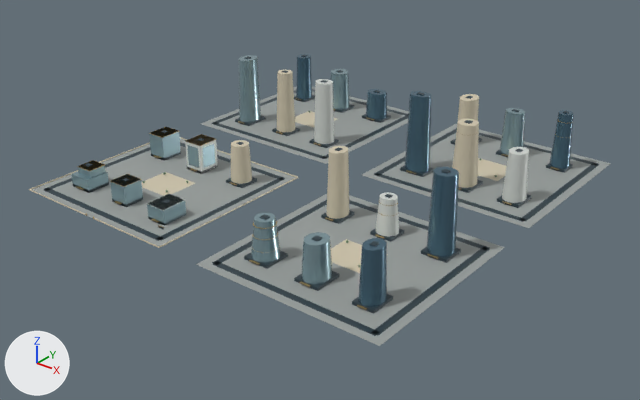
Before and after pictures for a commit that changed the glTF model web/public/assets/3d/ampliworld/GC-CITY-2030/GC-TILE-08-06.glb.
Both versions are drawn from a 50 mm lens placed at (-1086.0, 7829.0, 671.0), pointed at (-1984.0, 8951.0, -24.0). The axes (+X, +Y, +Z) are drawn at lower left. The lights are the same throughout. The older version comes first. Where no turn or scale is listed for an object, it has been applied to the vertices. Vertices at exactly the same position are counted once.

Names of what the first picture shows: 'GC-TILE-08-06-blue', 'GC-TILE-08-06-dark', 'GC-TILE-08-06-glass', 'GC-TILE-08-06-gold', 'GC-TILE-08-06-ivory', 'GC-TILE-08-06-paving', 'GC-TILE-08-06-white'.
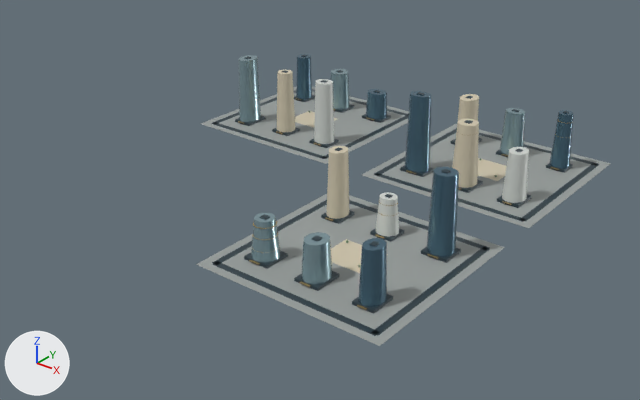
Changed parts and their boxes (x1, y1, x2, y2) in the pictures (640 x 400 px):
'GC-TILE-08-06-paving', reshaped (28% narrower)
    before: (32, 86, 611, 346)
    after: (196, 86, 611, 346)
'GC-TILE-08-06-dark', reshaped (30% narrower)
    before: (44, 55, 599, 336)
    after: (212, 55, 599, 336)
'GC-TILE-08-06-glass', reshaped (37% narrower)
    before: (72, 55, 525, 284)
    after: (238, 55, 525, 284)
'GC-TILE-08-06-ivory', reshaped (52% narrower)
    before: (29, 70, 507, 273)
    after: (277, 70, 507, 273)
'GC-TILE-08-06-white', reshaped (43% narrower)
    before: (148, 79, 529, 237)
    after: (314, 79, 529, 237)
'GC-TILE-08-06-gold', reshaped (33% narrower)
    before: (76, 98, 572, 310)
    after: (238, 98, 572, 310)
part 1 of me_mesh_0, deleted
    before: (32, 138, 296, 246)
part 2 of me_mesh_1, deleted
    before: (44, 130, 284, 241)
part 3 of me_mesh_2, deleted
    before: (29, 137, 298, 248)
part 4 of me_mesh_6, deleted
    before: (76, 127, 237, 227)
part 5 of me_mesh_7, deleted
    before: (72, 128, 215, 226)
part 6 of me_mesh_8, deleted
    before: (185, 134, 218, 174)
part 7 of me_mesh_8, deleted
    before: (148, 194, 185, 211)

Diff of the bpy script that builds the scene:
```diff
--- a/web/public/assets/3d/ampliworld/GC-CITY-2030/GC-TILE-08-06.glb.py
+++ b/web/public/assets/3d/ampliworld/GC-CITY-2030/GC-TILE-08-06.glb.py
@@ me_mesh_0 @@
 # used by ob_gc_tile_08_06_paving; location = (0.0, 0.0, 0.0)
-me_mesh_0.from_pydata(...)  # 32 vertices, 48 faces; spans x -2379.0..-1621.0, y 8621.0..9379.0, z 0.0
+me_mesh_0.from_pydata(...)  # 24 vertices, 36 faces; spans x -2379.0..-1621.0, y 8621.0..9379.0, z 0.0
+# me_mesh_0 part 1: the loose piece of 8 vertices spanning x -2379.0..-2041.0, y 8621.0..8959.0, z 0.0 is deleted
 me_mesh_0.materials.append(mat_paving)
@@ me_mesh_1 @@
 # used by ob_gc_tile_08_06_dark; location = (0.0, 0.0, 0.0)
-me_mesh_1.from_pydata(...)  # 520 vertices, 780 faces; spans x -2364.0..-1636.0, y 8636.0..9364.0, z 0.0..151.0
+me_mesh_1.from_pydata(...)  # 384 vertices, 576 faces; spans x -2364.0..-1636.0, y 8636.0..9364.0, z 0.0..151.0
+# me_mesh_1 part 2: 17 loose pieces with 136 vertices, spanning x -2364.0..-2056.0, y 8636.0..8944.0, z 0.0..76.0, are deleted
 me_mesh_1.materials.append(mat_dark)
@@ me_mesh_2 @@
 # used by ob_gc_tile_08_06_ivory; location = (0.0, 0.0, 0.0)
-me_mesh_2.from_pydata(...)  # 182 vertices, 308 faces; spans x -2380.0..-1750.0, y 8620.0..9328.0, z 0.0..127.0
+me_mesh_2.from_pydata(...)  # 112 vertices, 196 faces; spans x -2250.0..-1750.0, y 8754.0..9328.0, z 0.0..127.0
+# me_mesh_2 part 3: 7 loose pieces with 70 vertices, spanning x -2380.0..-2040.0, y 8620.0..8960.0, z 0.0..75.0, are deleted
 me_mesh_2.materials.append(mat_ivory)
@@ me_mesh_6 @@
 # used by ob_gc_tile_08_06_gold; location = (0.0, 0.0, 0.0)
-me_mesh_6.from_pydata(...)  # 1574 vertices, 2760 faces; spans x -2329.0..-1670.0, y 8620.0..9326.0, z 0.0..129.0
+me_mesh_6.from_pydata(...)  # 1332 vertices, 2376 faces; spans x -2327.0..-1670.0, y 8673.0..9326.0, z 4.0..129.0
+# me_mesh_6 part 4: 25 loose pieces with 242 vertices, spanning x -2329.0..-2081.0, y 8620.0..8904.0, z 0.0..65.0, are deleted
 me_mesh_6.materials.append(mat_gold)
@@ me_mesh_7 @@
 # used by ob_gc_tile_08_06_glass; location = (0.0, 0.0, 0.0)
-me_mesh_7.from_pydata(...)  # 278 vertices, 452 faces; spans x -2332.0..-1767.0, y 8677.0..9325.0, z 0.0..137.0
+me_mesh_7.from_pydata(...)  # 110 vertices, 200 faces; spans x -2329.0..-1767.0, y 8677.0..9325.0, z 5.0..137.0
+# me_mesh_7 part 5: 21 loose pieces with 168 vertices, spanning x -2332.0..-2090.0, y 8678.0..8904.0, z 0.0..50.0, are deleted
 me_mesh_7.materials.append(mat_glass)
@@ me_mesh_8 @@
 # used by ob_gc_tile_08_06_white; location = (0.0, 0.0, 0.0)
-me_mesh_8.from_pydata(...)  # 82 vertices, 144 faces; spans x -2229.0..-1671.0, y 8677.0..9146.0, z 0.0..127.0
+me_mesh_8.from_pydata(...)  # 66 vertices, 120 faces; spans x -2131.0..-1671.0, y 8863.0..9146.0, z 5.0..127.0
+# me_mesh_8 part 6: the loose piece of 8 vertices spanning x -2229.0..-2191.0, y 8861.0..8903.0, z 0.0..56.0 is deleted
+# me_mesh_8 part 7: the loose piece of 8 vertices spanning x -2130.0..-2090.0, y 8677.0..8727.0, z 28.0 is deleted
 me_mesh_8.materials.append(mat_white)
```
